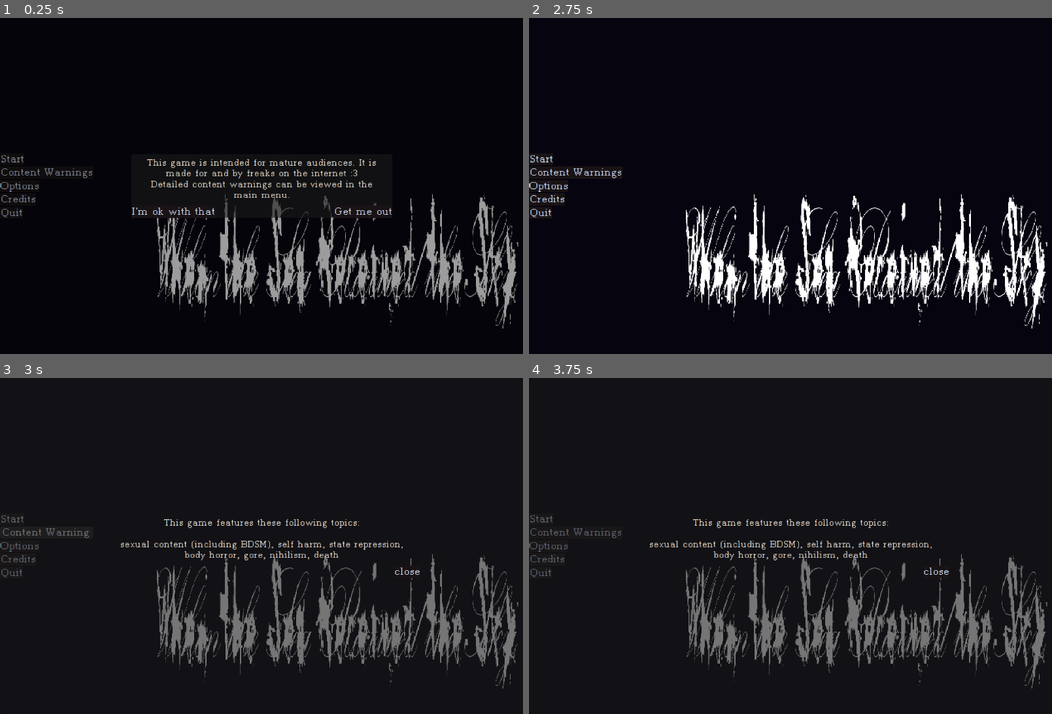
Above: before the commit, frames 1-4 (two rows, left to right).
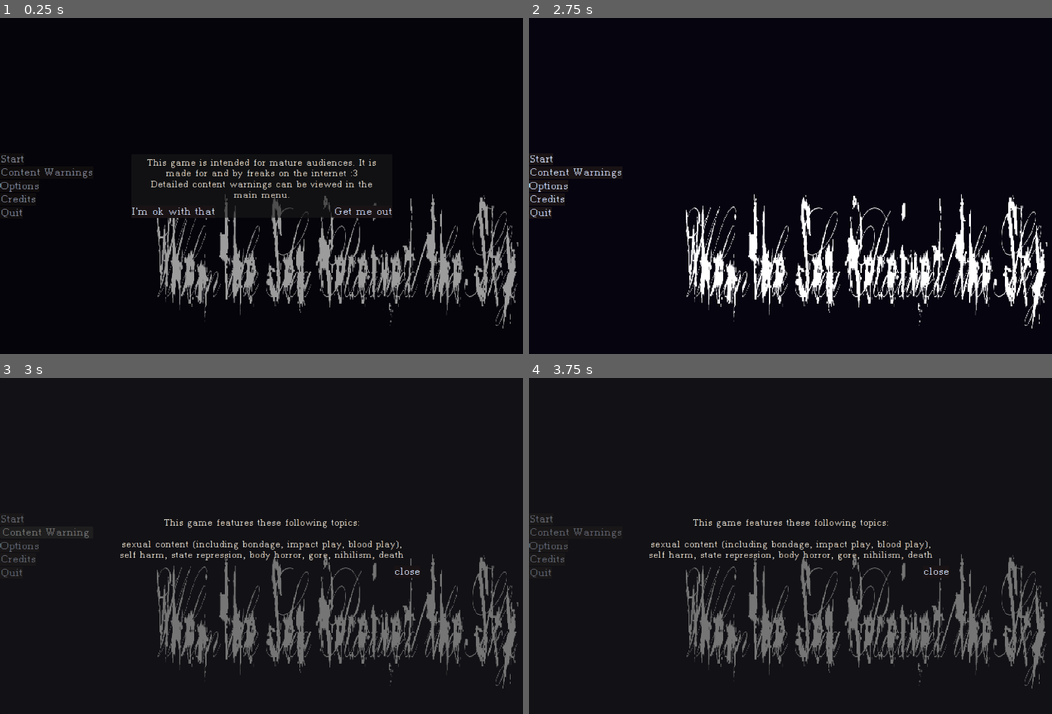
Above: after the commit, the same moments.

Repository: SnekOfSpice/dialog-parser
Game: Godot game, scene res://game/main_scene.tscn
Two runs of this game, one before a commit and one after it. Both use one fixed random seed, a clock stepped at 60 frames per second and the inputs below.
Inputs:
- Up to frame 1 (0.25 s): no input
- Up to frame 2 (2.75 s): click "Start" at 0.5 s; click "Start" at 1.25 s; click "I'm ok with that" at 2 s
- Up to frame 3 (3 s): click "Content Warnings" at 2.75 s
- Up to frame 4 (3.75 s): click "Content Warnings" at 3.5 s

Frames 1-2 are identical in both runs. In frame 3, 1.2% of the frame differs, in the area x 23-78%, y 48-55%; in frame 4, 1.2%.

Commit message:
update character sprites

Diff:
--- a/game/characters/character.gd
+++ b/game/characters/character.gd
@@ -34,6 +34,9 @@
 func handle_currently_speaking(actor_name: String):
 	if actor_name == character_name:
 		visible = true
+		modulate.v = 1.0
+	else:
+		modulate.v = 0.8
 
 func handle_page_finished(_page_index: int):
 	visible = false
--- a/game/characters/euphoria.tscn
+++ b/game/characters/euphoria.tscn
@@ -13,6 +13,7 @@
 [ext_resource type="Texture2D" uid="uid://c3wgljutoapes" path="res://game/characters/euphoria-caring-wound.png" id="11_ntfjk"]
 
 [node name="Euphoria" type="Node2D" groups=["ParserDependent"]]
+texture_filter = 1
 script = ExtResource("1_syira")
 character_name = "euphoria"
 
@@ -20,7 +21,6 @@
 
 [node name="Euphoria-exhausted" type="Sprite2D" parent="Expressions"]
 visible = false
-position = Vector2(-9, -17)
 texture = ExtResource("2_n14ul")
 
 [node name="Eye" type="Sprite2D" parent="Expressions/Euphoria-exhausted"]
@@ -28,7 +28,6 @@
 
 [node name="Euphoria-horny" type="Sprite2D" parent="Expressions"]
 visible = false
-position = Vector2(-9, -17)
 texture = ExtResource("4_gc0ce")
 
 [node name="Eye" type="Sprite2D" parent="Expressions/Euphoria-horny"]
@@ -37,7 +36,6 @@
 
 [node name="Euphoria-neutral" type="Sprite2D" parent="Expressions"]
 visible = false
-position = Vector2(-9, -17)
 texture = ExtResource("5_w840y")
 
 [node name="Eye" type="Sprite2D" parent="Expressions/Euphoria-neutral"]
@@ -45,14 +43,12 @@
 
 [node name="Euphoria-taking-notes" type="Sprite2D" parent="Expressions"]
 visible = false
-position = Vector2(-9, -17)
 texture = ExtResource("6_h81kd")
 
 [node name="Eye" type="Sprite2D" parent="Expressions/Euphoria-taking-notes"]
 texture = ExtResource("9_2vukg")
 
 [node name="Euphoria-caring" type="Sprite2D" parent="Expressions"]
-position = Vector2(-4, -14)
 texture = ExtResource("7_sw1qy")
 
 [node name="Eye" type="Sprite2D" parent="Expressions/Euphoria-caring"]
--- a/game/characters/zero+euphoria.tscn
+++ b/game/characters/zero+euphoria.tscn
@@ -4,6 +4,7 @@
 [ext_resource type="Texture2D" uid="uid://do1oi5wistag1" path="res://game/characters/zero+euphoria-neutral.png" id="2_h60rn"]
 
 [node name="Zero+Euphoria" type="Node2D" groups=["ParserDependent"]]
+texture_filter = 1
 script = ExtResource("1_mgdg7")
 character_name = "zero+euphoria"
 
--- a/game/characters/zero.tscn
+++ b/game/characters/zero.tscn
@@ -13,6 +13,7 @@
 [ext_resource type="Texture2D" uid="uid://bgcpwrgbghh0r" path="res://game/characters/zero-working-eye.png" id="11_vrel0"]
 
 [node name="Zero" type="Node2D" groups=["ParserDependent"]]
+texture_filter = 1
 script = ExtResource("1_r51iq")
 character_name = "zero"
 
--- a/game/game.tscn
+++ b/game/game.tscn
@@ -23,10 +23,13 @@
 centered = false
 
 [node name="Euphoria" parent="." instance=ExtResource("2_w4l3c")]
-position = Vector2(1075, 523)
+position = Vector2(1074, 500)
+scale = Vector2(2, 2)
 
 [node name="Zero" parent="." instance=ExtResource("2_wckkk")]
-position = Vector2(313, 477)
+position = Vector2(312, 456)
+scale = Vector2(2, 2)
 
 [node name="Zero+Euphoria" parent="." instance=ExtResource("13_xqvna")]
-position = Vector2(682, 453)
+position = Vector2(575, 378)
+scale = Vector2(2.5, 2.5)
--- a/game/main_menu.tscn
+++ b/game/main_menu.tscn
@@ -143,6 +143,10 @@
 grow_horizontal = 2
 grow_vertical = 2
 
+[node name="Panel" type="Panel" parent="MenuContainer/CreditsContainer"]
+self_modulate = Color(1, 1, 1, 0.631373)
+layout_mode = 2
+
 [node name="VBoxContainer" type="VBoxContainer" parent="MenuContainer/CreditsContainer"]
 layout_mode = 2
 size_flags_horizontal = 4
@@ -161,7 +165,7 @@
 horizontal_scroll_mode = 0
 
 [node name="CreditsLabel" type="RichTextLabel" parent="MenuContainer/CreditsContainer/VBoxContainer/HBoxContainer"]
-custom_minimum_size = Vector2(600, 0)
+custom_minimum_size = Vector2(800, 0)
 layout_mode = 2
 bbcode_enabled = true
 text = "[b]=Writing and Coding[/b]
@@ -236,7 +240,7 @@
 bbcode_enabled = true
 text = "[center]This game features these following topics:
 
-sexual content (including BDSM), self harm, state repression, body horror, gore, nihilism, death[/center]"
+sexual content (including bondage, impact play, blood play), self harm, state repression, body horror, gore, nihilism, death[/center]"
 fit_content = true
 
 [node name="CloseCWButton" type="Button" parent="MenuContainer/CWContainer/VBoxContainer"]
--- a/game/pause_menu.gd
+++ b/game/pause_menu.gd
@@ -16,6 +16,8 @@
 
 	connect("visibility_changed", on_visibility_changed)
 
+	DisplayServer.window_set_mode(DisplayServer.WINDOW_MODE_FULLSCREEN)
+	Options.fullscreen = true
 	find_child("FullscreenButton").button_pressed = DisplayServer.window_get_mode() == DisplayServer.WINDOW_MODE_FULLSCREEN
 	find_child("WindowedButton").button_pressed = DisplayServer.window_get_mode() != DisplayServer.WINDOW_MODE_FULLSCREEN
 
Binary file changed: game/characters/euphoria-caring-wound.png
Binary file changed: game/characters/euphoria-caring.png
Binary file changed: game/characters/euphoria-exhausted-wound.png
Binary file changed: game/characters/euphoria-exhausted.png
Binary file changed: game/characters/euphoria-horny-wound.png
Binary file changed: game/characters/euphoria-horny.png
Binary file changed: game/characters/euphoria-neutral-wound.png
Binary file changed: game/characters/euphoria-neutral.png
Binary file changed: game/characters/euphoria-taking-notes-wound.png
Binary file changed: game/characters/euphoria-taking-notes.png
Binary file changed: game/characters/zero+euphoria-neutral.png
Binary file changed: game/characters/zero-distraught-eye.png
(and 9 more such lines)
